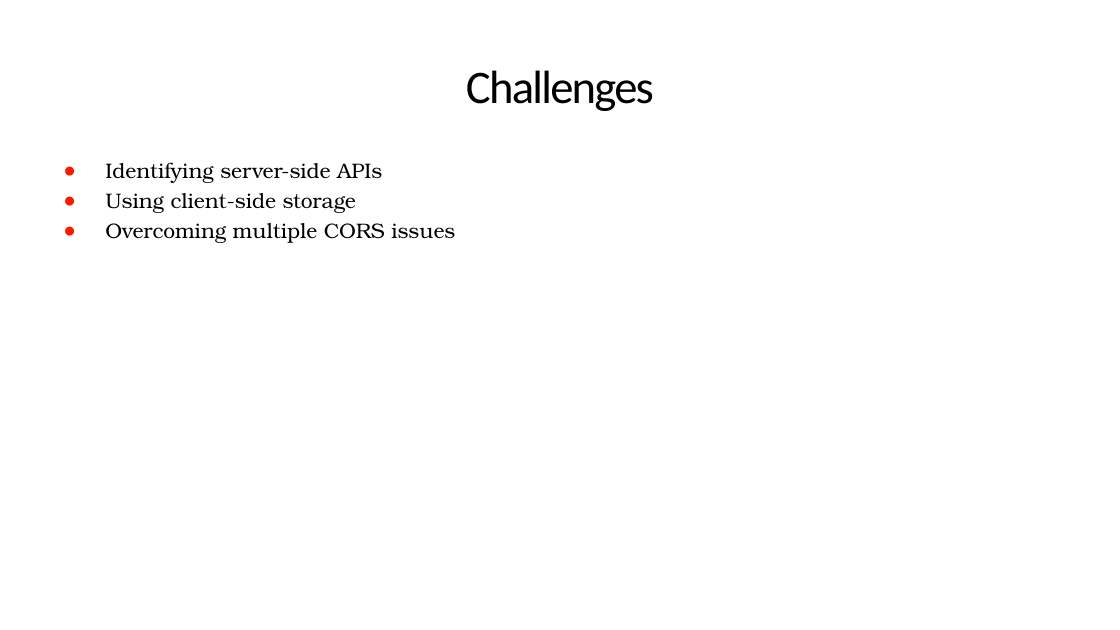
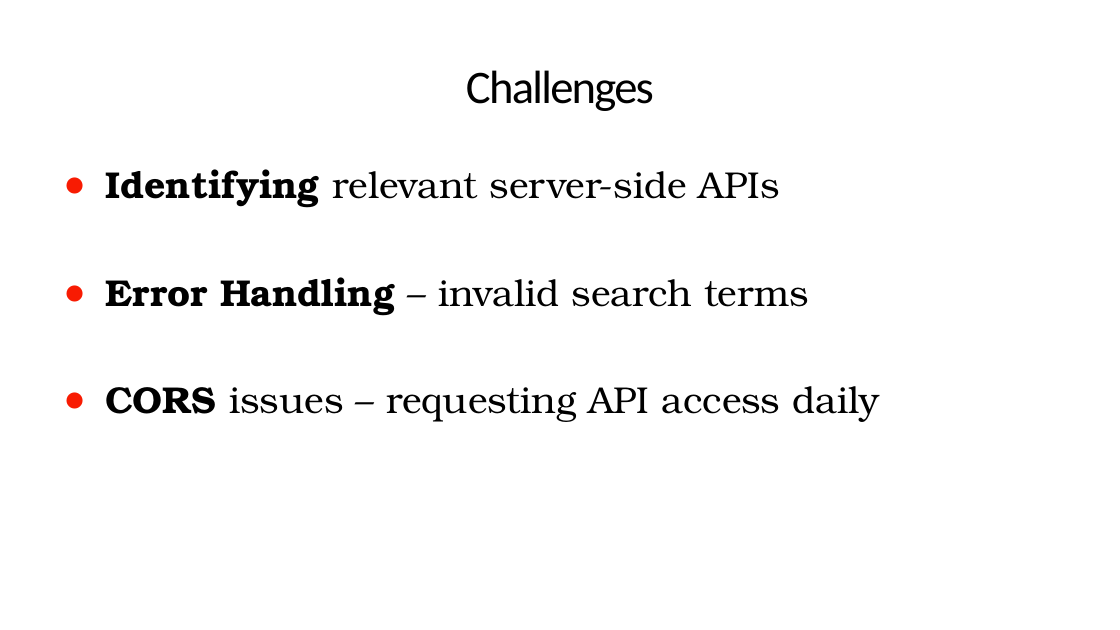
Before and after one commit to KatieThompson704/play-with-your-food, a slide deck: slide 5 of find-my-fruit_project1_HunterKatie.pptx. Drawn at 1120x630 pixels with LibreOffice and Linux fonts; fonts in the diff are those of the drawing. Boxes give left, top, right and bottom in pixels: in the first picture for what was removed or moved away, otherwise in the second. Text is boxed around its words. In the diff, an @@ line names an element or a change of style, - is before the commit and + after.

Commit message:
finalized challenge, success, and future slides

```diff
--- a/find-my-fruit_project1_HunterKatie.pptx
+++ b/find-my-fruit_project1_HunterKatie.pptx
@@ text at <box>105,169,879,422</box>: text changed; size 13.5 to 24 pt @@
-● Identifying server-side APIs
-● Using client-side storage
-● Overcoming multiple CORS issues
+● Identifying relevant server-side APIs
+● Error Handling – invalid search terms
+● CORS issues – requesting API access daily
```
Also in this commit, not shown: 2 other slides changed.
